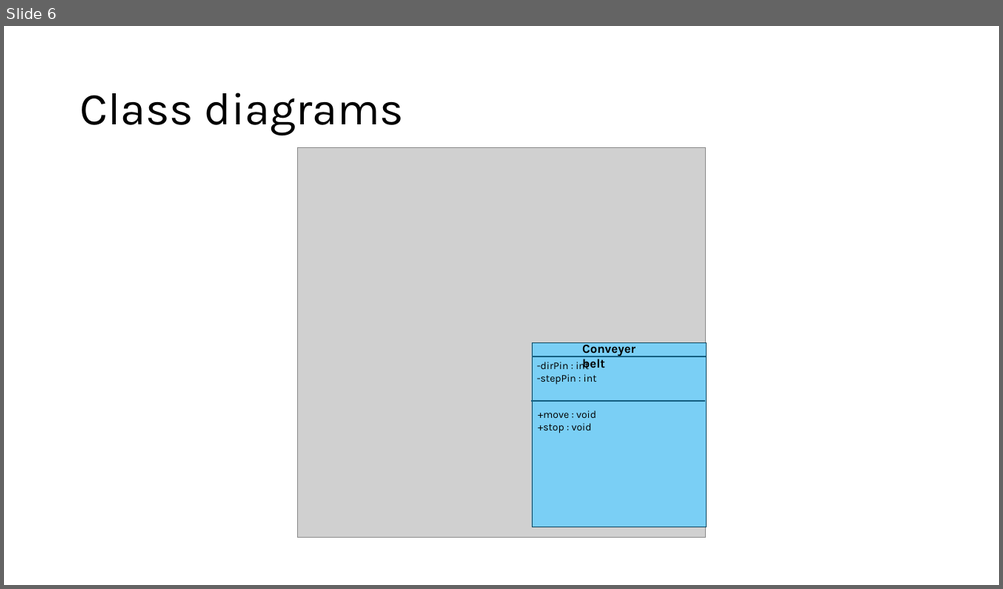
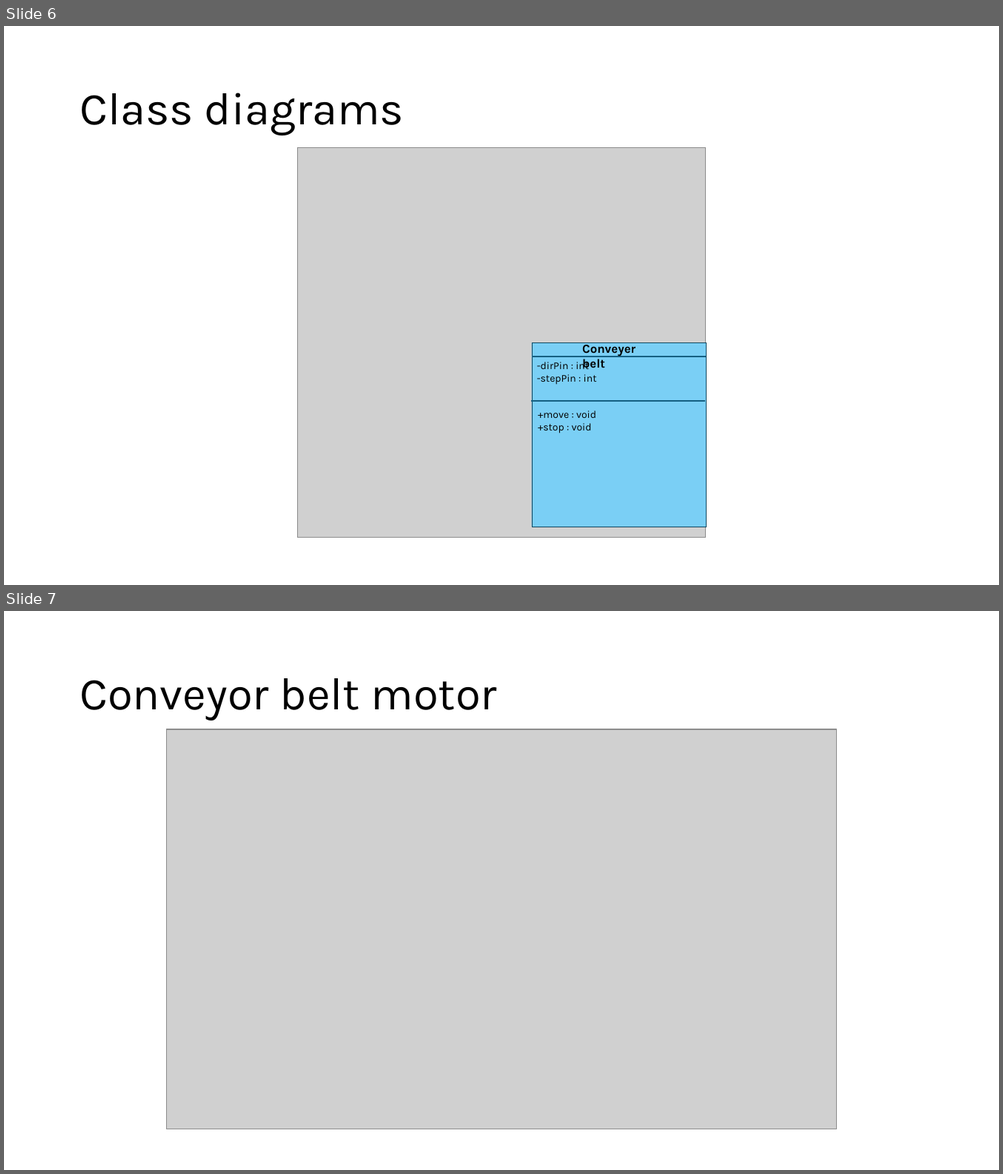
Before and after one commit to DavidGonzalez2399/SS2024_AES_Lab_A, a slide deck: Presentation/Presentation_slides.pptx. Shown one above the other, each under a label of ours: slide 6 before the commit, slides 6 and 7 after it. The pictures are 1003x589 and 1003x1174 pixels, drawn with LibreOffice and Linux fonts; fonts in the diff are those of the drawing; grey boxes stand for pictures. Boxes give left, top, right and bottom in pixels: in the first picture for what was removed or moved away, otherwise in the second. Text is boxed around its words. In the diff, an @@ line names an element or a change of style, - is before the commit and + after.

Commit message:
Added conveyor belt and distance sensor gantt charts

```diff
--- a/Presentation/Presentation_slides.pptx
+++ b/Presentation/Presentation_slides.pptx
@@ slide 7 added at (4,611,999,1170), background #FFFFFF @@
@@ title added at (79,678,497,721), 44 pt, text #000000 @@
+Conveyor belt motor
@@ picture added at (167,729,836,1130) @@
```
Also in this commit, not shown: 1 other slide added.
